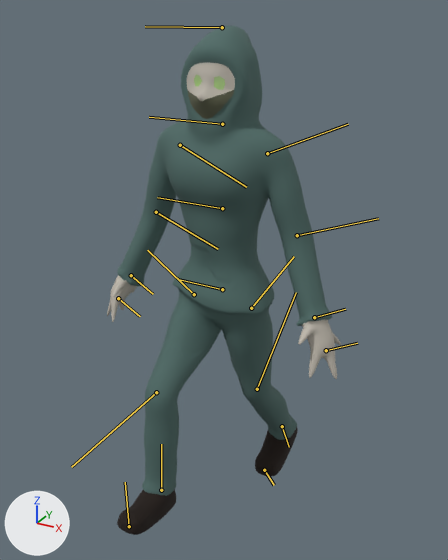
Renders of the FBX model kkinney_TeamGame1_21Mar19/Assets/Animations/HoodieAnim_Walk.FBX from each side of a commit.
Before and after are seen from a 50 mm camera at (0.0697, -0.1261, 0.133) aimed at (0.0009, -0.001, 0.0704). Arrows for +X, +Y and +Z are at lower left; the lights stay in place. Both versions are drawn at frame 96 of the action 'walk'; the numbers are the values there. The bones that bend it are drawn over the model as lines.

Names of what the first picture shows: 'Hoodie_Low:Group1'.
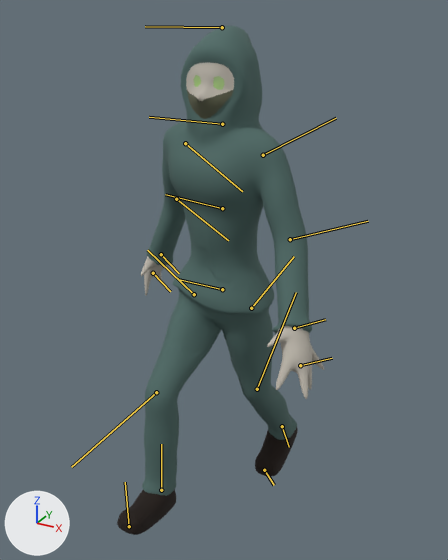
Scene script edits in JSON lines:
```json
{"block": "bone_bone_spine02", "where": "bone_bone_spine02 = bpy.data.objects['Armature'].pose.bones['Bone_Spine02']  # child of 'Bone_Spine01'"}
{"op": "set", "path": "bone_bone_spine02.rotation_quaternion", "old": "(1.0, 0.0, 0.0, 0.0)", "new": "(0.996, -0.087, 0.0, 0.0)", "note": "degrees (0, 0, 0) -> degrees (-10, 0, 0)"}
{"block": "bone_bone_head", "where": "bone_bone_head = bpy.data.objects['Armature'].pose.bones['Bone_Head']  # child of 'Bone_Spine02'"}
{"op": "set", "path": "bone_bone_head.rotation_quaternion", "old": "(1.0, 0.0, 0.0, 0.0)", "new": "(0.996, 0.087, 0.0, 0.0)", "note": "degrees (0, 0, 0) -> degrees (10, 0, 0)"}
{"block": "bone_bone_l_upperarm", "where": "bone_bone_l_upperarm = bpy.data.objects['Armature'].pose.bones['Bone_L_UpperArm']  # child of 'Bone_Spine02'"}
{"op": "set", "path": "bone_bone_l_upperarm.rotation_quaternion", "old": "(1.0, 0.0, 0.0, 0.0)", "new": "(0.996, -0.014, -0.066, 0.051)", "note": "degrees (0, 0, 0) -> degrees (-2, -7, 6)"}
{"block": "bone_bone_l_lowerarm", "where": "bone_bone_l_lowerarm = bpy.data.objects['Armature'].pose.bones['Bone_L_LowerArm']  # child of 'Bone_L_UpperArm'"}
{"op": "set", "path": "bone_bone_l_lowerarm.rotation_quaternion", "old": "(0.996, 0.0, -0.087, 0.0)", "new": "(0.989, 0.002, -0.149, -0.021)", "note": "degrees (0, -10, 0) -> degrees (1, -17, -2)"}
{"block": "bone_bone_r_upperarm", "where": "bone_bone_r_upperarm = bpy.data.objects['Armature'].pose.bones['Bone_R_UpperArm']  # child of 'Bone_Spine02'"}
{"op": "set", "path": "bone_bone_r_upperarm.rotation_quaternion", "old": "(1.0, 0.0, 0.0, 0.0)", "new": "(0.99, 0.0, 0.14, -0.029)", "note": "degrees (0, 0, 0) -> degrees (0, 16, -3)"}
{"block": "bone_bone_r_lowerarm", "where": "bone_bone_r_lowerarm = bpy.data.objects['Armature'].pose.bones['Bone_R_LowerArm']  # child of 'Bone_R_UpperArm'"}
{"op": "set", "path": "bone_bone_r_lowerarm.rotation_quaternion", "old": "(0.996, 0.0, -0.087, 0.0)", "new": "(0.993, -0.001, -0.118, 0.01)", "note": "degrees (0, -10, 0) -> degrees (0, -14, 1)"}
```

What differs and where, as boxes (x1, y1, x2, y2) in the pictures (448 x 560 px):
```json
{"object": "Hoodie_Low:Group1", "change": "posed", "before": [107, 26, 341, 535], "after": [117, 26, 324, 535], "on screen": "11% narrower"}
{"bone": "Bone_Spine02", "before": "(222, 208) to (157, 197)", "after": "(222, 208) to (165, 194)"}
{"bone": "Bone_L_UpperArm", "before": "(267, 153) to (348, 124)", "after": "(263, 155) to (336, 118)"}
{"bone": "Bone_L_LowerArm", "before": "(297, 235) to (378, 218)", "after": "(290, 239) to (368, 221)"}
{"bone": "Bone_R_UpperArm", "before": "(180, 145) to (246, 187)", "after": "(185, 143) to (242, 191)"}
{"bone": "Bone_R_LowerArm", "before": "(156, 212) to (218, 249)", "after": "(176, 199) to (228, 240)"}
```
